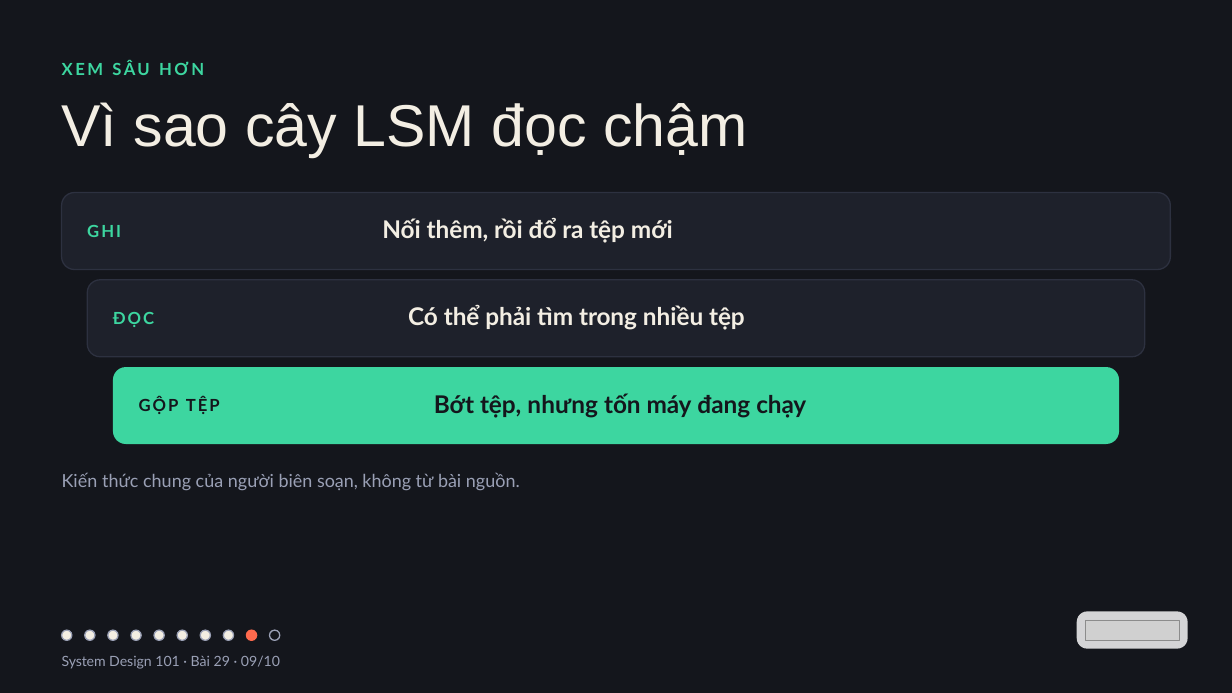
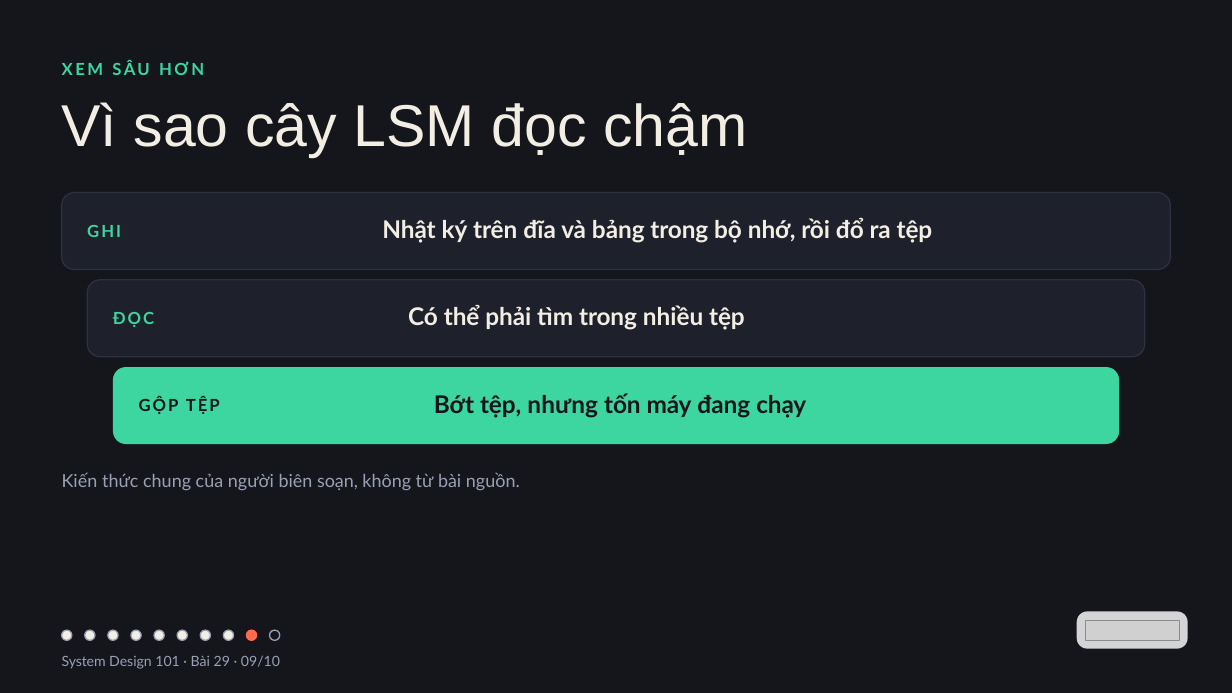
Before and after one commit to vohoailinh90/tool-marketing-studio, a slide deck: slide 9 of system-design-101/vi/lessons/sd-02-029/slides/sd-02-029.pptx. Drawn at 1232x693 pixels with LibreOffice and Linux fonts; fonts in the diff are those of the drawing; grey boxes stand for pictures. Boxes give left, top, right and bottom in pixels: in the first picture for what was removed or moved away, otherwise in the second. Text is boxed around its words. In the diff, an @@ line names an element or a change of style, - is before the commit and + after.

```diff
--- a/system-design-101/vi/lessons/sd-02-029/slides/sd-02-029.pptx
+++ b/system-design-101/vi/lessons/sd-02-029/slides/sd-02-029.pptx
@@ text at box(382, 218, 933, 243): text changed @@
-Nối thêm, rồi đổ ra tệp mới
+Nhật ký trên đĩa và bảng trong bộ nhớ, rồi đổ ra tệp
```
Also in this commit, not shown: 10 other files.
